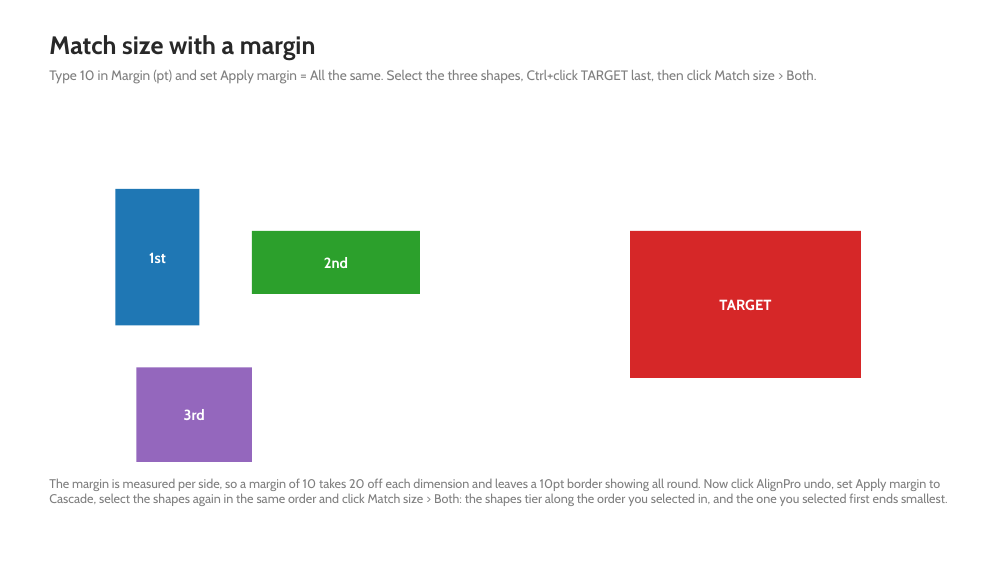
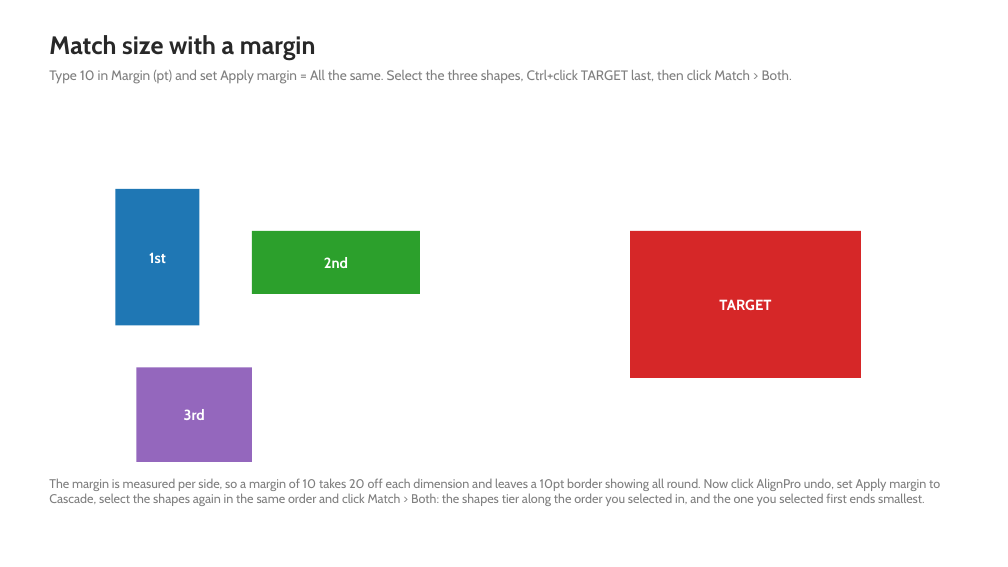
Before and after one commit to MrR1974/AlignPro, a slide deck: slide 8 of sample/AlignPro-Sample.pptx. Drawn at 1008x567 pixels with LibreOffice and Linux fonts; fonts in the diff are those of the drawing. Boxes give left, top, right and bottom in pixels: in the first picture for what was removed or moved away, otherwise in the second. Text is boxed around its words. In the diff, an @@ line names an element or a change of style, - is before the commit and + after.

```diff
--- a/sample/AlignPro-Sample.pptx
+++ b/sample/AlignPro-Sample.pptx
@@ text at (49, 70, 792, 84): text changed @@
-Type 10 in Margin (pt) and set Apply margin = All the same. Select the three shapes, Ctrl+click TARGET last, then click Match size > Both.
+Type 10 in Margin (pt) and set Apply margin = All the same. Select the three shapes, Ctrl+click TARGET last, then click Match > Both.
@@ text at (49, 478, 940, 506): text changed @@
-The margin is measured per side, so a margin of 10 takes 20 off each dimension and leaves a 10pt border showing all round. Now click AlignPro undo, set Apply margin to Cascade, select the shapes again in the same order and click Match size > Both: the shapes tier along the order you selected in, and the one you selected first ends smallest.
+The margin is measured per side, so a margin of 10 takes 20 off each dimension and leaves a 10pt border showing all round. Now click AlignPro undo, set Apply margin to Cascade, select the shapes again in the same order and click Match > Both: the shapes tier along the order you selected in, and the one you selected first ends smallest.
```
Also in this commit, not shown: 3 other slides changed, 4 slides added, 26 other files.
